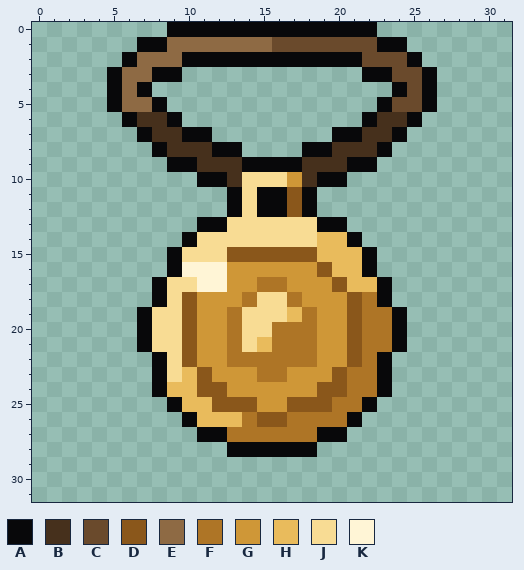
Two versions of one pixel-art file, ferramentas/prototipos/hud/itens-lote-noite/anel_amuleto/fontes/amuleto/amuleto-32.aseprite. Above, as it was before the edit.
32x32 pixels, 1 frame.
Visible layers, top first: "contorno", "brilho", "medalhao", "argola", "cordao".
Palette (. is transparent): A #08080a  B #46301c  C #6a4a2c  D #8a571b  E #8e6a44  F #ae7526  G #cf9737  H #e9bb5c  J #f8dc94  K #fff5d6
Pixels before, first column x 5:
 0 ....AAAAAAAAAAAAAA....
 1 ..AAEEEEEEECCCCCCCAA..
 2 .AEEEAAAAAAAAAAAACCCA.
 3 AEEAA............AACCA
 4 AEA................ACA
 5 AEEA..............ACCA
 6 .ABBA............ABBA.
 7 ..ABBAA........AABBA..
 8 ...ABBBAA....AABBBA...
 9 ....AABBBAAAABBBAA....
10 ......AABJJJGBAA......
11 ........AJAADA........
12 ........AJAADA........
13 ......AAJJJJJJAA......
14 .....AJJJJJJJJHHA.....
15 ....AJJJDDDDDDHHHA....
16 ....AKKKGGGGGGDHHA....
17 ...AJJKKGGFFGGGDHHA...
18 ...AJDGGGFJJFGGGDFA...
19 ..AJJDGGFJJJHFGGDFFA..
20 ..AJJDGGFJJFFFGGDFFA..
21 ..AJJDGGFJHFFFGGDFFA..
22 ...AJDGGFFFFFFGGDFA...
23 ...AJHDGGGFFGGGDFFA...
24 ...AHHDDGGGGGGDDFFA...
25 ....AHHDDDGGDDDFFA....
26 .....AHHHFDDFFFFA.....
27 ......AAFFFFFFAA......
28 ........AAAAAA........
After:
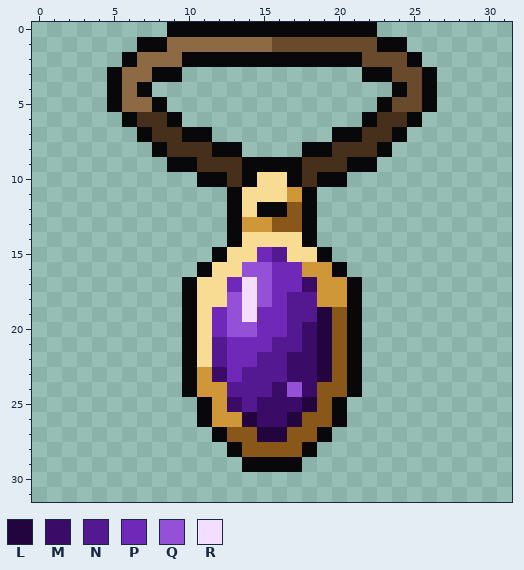
Colours new in this view: L #22043e  M #3a0c68  N #541890  P #7028b8  Q #9450d6  R #f4deff
From old to new:
layer "engaste" added
layer "pedra" added
layer "medalhao" removed
Changed rows in their new state; - is an unchanged pixel.
first column x 7:
10 -------A--A-------
11 --------JJG-------
13 ----..AGGDDA..----
14 ---...A----A...---
15 --...AJJPNJJA...--
16 --..AJJQQPP-GA..--
17 -..AJJPRQPPM-GA..-
18 -..AJJQRQPNN--A..-
19 ...AJPQRPPNNLDA...
20 ...AJPQQPPNMLDA...
21 ...AJNPPPNNMLDA...
22 -..AJNPPNNMMLDA..-
23 -..AGMPNNNMML-A..-
24 -..AGGNNNMQM--A..-
25 --..AGMNMMML-A..--
26 ---.AGGLMMLDDA.---
27 ----.-DDLLDD-.----
28 -------DDDD-------
29 -------AAAA-------
